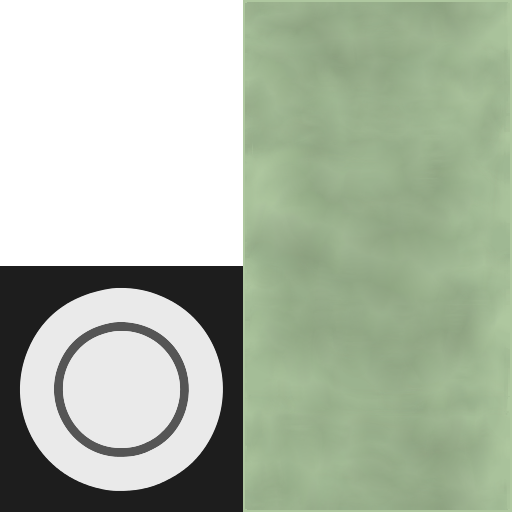
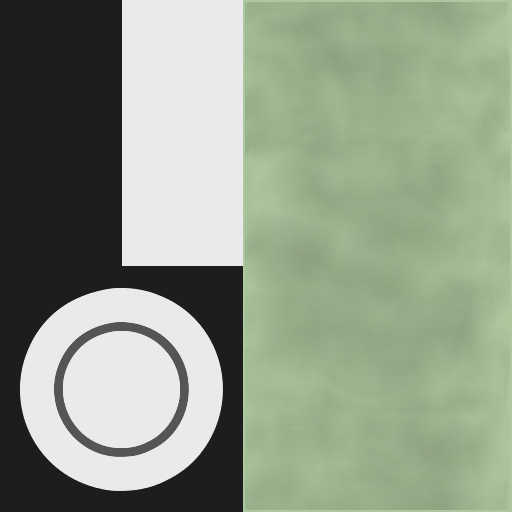
Two versions of the same layered image (512px x 512px). Layer-by-layer changes:
painted on "hangar-extension.png #1" over [0, 0, 243, 266]
renamed "norm-map" to "norm copy", painted on it over [0, 0, 243, 266]
painted on "norm" over [0, 0, 122, 266]
